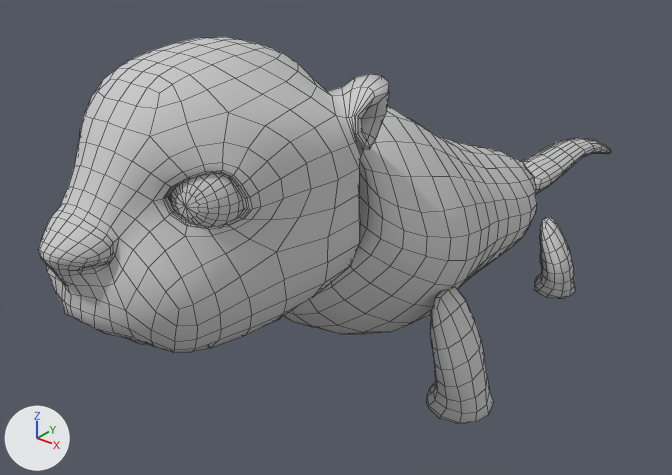
The FBX model Assets/Resources/Models/Characters/Loutre.FBX: old version first, new version second.
Camera for both pictures: a camera (50 mm lens) standing at (47.3, -75.2, 50.4) and looking at (-6.4, -8.2, 8.8). The axes (+X, +Y, +Z) are drawn at lower left. The lights are the same throughout. Mesh edges are drawn as thin lines. Where no turn or scale is listed for an object, it has been applied to the vertices.

Names of what the first picture shows: 'loutre'.
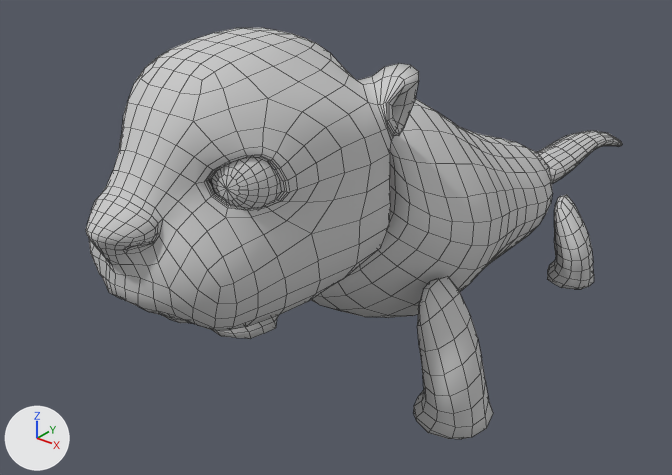
Pixel boxes (x1, y1, x2, y2) of what changed, in the pictures (672 x 475 px; the box of a moved part takes in the faces that stretch with it):
'loutre', reshaped, moved (6% narrower, 6% taller)
    before: (38, 37, 611, 424)
    after: (86, 28, 622, 439)
part 1 of me_mesh, moved or reshaped
    before: (426, 287, 494, 424)
    after: (414, 276, 493, 439)
part 2 of me_mesh, moved or reshaped
    before: (534, 216, 575, 298)
    after: (547, 195, 594, 289)
part 3 of me_mesh, moved or reshaped (not visible before)
    after: (214, 315, 279, 339)

The edits, one by one:
me_mesh has 2661 vertices, 2626 faces and spans x -15.9..15.9, y -45.7..45.9, z 0.0..34.2.
me_mesh is used by ob_loutre; location (0.0, 0.0, 0.0).
me_mesh part 1: the loose piece of 114 vertices spanning x 9.7..15.9, y -18.6..-11.1, z 0.0..11.2 is scaled about its middle by 1.17, then moved by (0.1, -5.1, 0.5).
me_mesh part 2: the loose piece of 114 vertices spanning x 7.1..12.0, y 7.5..12.9, z 0.0..8.5 is scaled about its middle by 1.17, then moved by (0.1, 0.0, 0.5).
me_mesh part 3: the loose piece of 114 vertices spanning x -15.9..-9.7, y -18.6..-11.1, z 0.0..11.2 is scaled about its middle by 1.17, then moved by (-0.1, -5.1, 0.5).
Object 'loutre' (ob_loutre) moves from (0.0, 0.0, 0.0) to (0.0, 3.74, 0.0).
